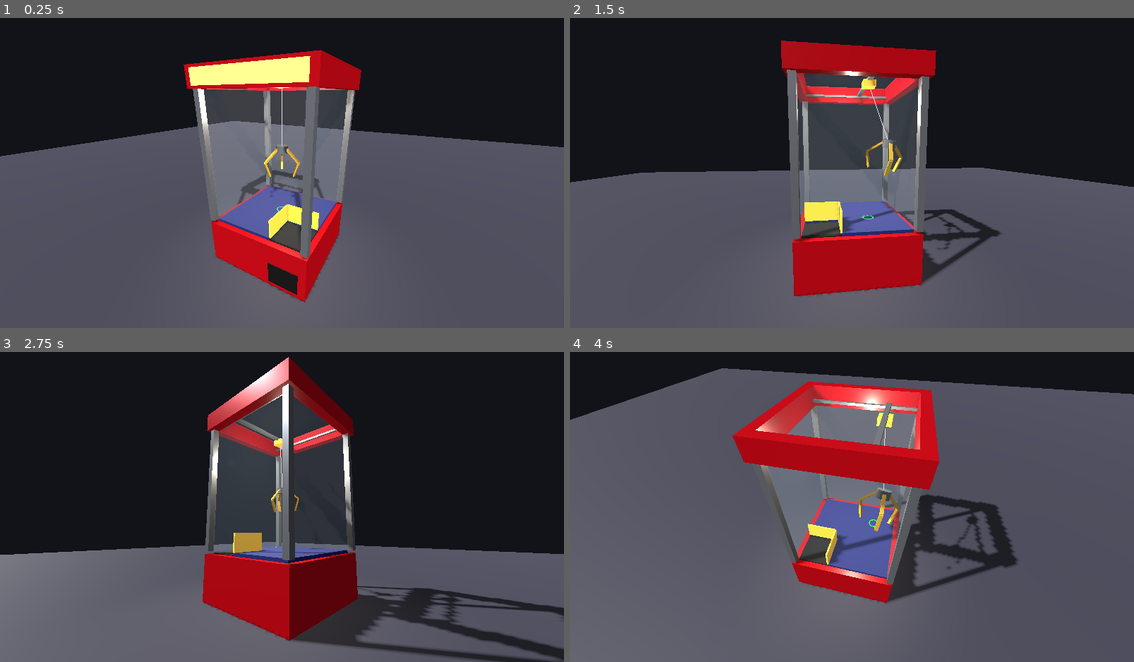
Above: before the commit, frames 1-4 (two rows, left to right).
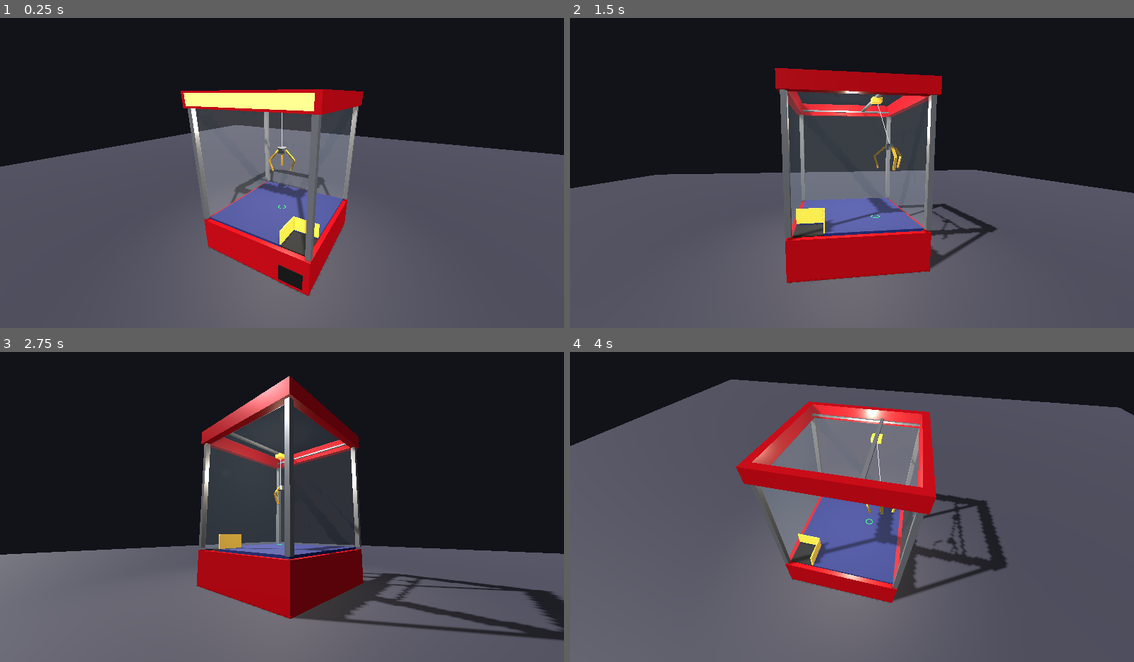
Above: after the commit, the same moments.

Repository: jdwarr3n/comp460-example-game
Game: Godot game, scene res://main.tscn
The game is run twice, just before and just after one commit, with the same random seed, the same clock (stepped at 60 frames per second) and the same inputs.
Inputs (mouse positions are in pixels of both pictures, inside the frame that each line leads up to):
- Up to frame 1 (0.25 s): no input
- Up to frame 2 (1.5 s): tap Enter at 0.5 s; move the mouse to (976, 154) at 0.52 s; hold Right 0.53-1.28 s; tap R at 0.6, 1.35 s; click (976, 154) at 0.67 s; tap Space at 0.77 s; move the mouse to (739, 185) at 1.27 s; hold Down from 1.28 s (still down)
- Up to frame 3 (2.75 s): tap Space at 1.52 s; move the mouse to (338, 432) at 2.02 s; release Down at 2.03 s; hold Right from 2.03 s (still down); tap R at 2.1 s
- Up to frame 4 (4 s): move the mouse to (823, 565) at 2.77 s; release Right at 2.78 s; hold Up 2.78-3.53 s; tap R at 2.85, 3.6 s; click (823, 565) at 2.92 s; tap Space at 3.02, 3.77 s; move the mouse to (1021, 550) at 3.52 s; hold Left from 3.53 s (still down)

The runs differ from the first frame. In frame 1, 12% of the frame differs, in the area x 0-100%, y 10-92%; in frame 2, 14%; in frame 3, 15%; in frame 4, 20%, in the area x 0-100%, y 5-82%.

Commit message:
Claw 460: larger cabinet, carriage reaches the chute
Enlarges the cabinet to 2.4 wide, deep, and tall, and keeps the claw at the
size the grab was tuned for. Moves the camera back to match.

Co-Authored-By: Claude Opus 5.5 <noreply@anthropic.com>

Diff:
--- a/cabinet/cabinet.tscn
+++ b/cabinet/cabinet.tscn
@@ -36,21 +36,21 @@
 
 [sub_resource type="BoxMesh" id="mesh_0"]
 material = SubResource("body_material")
-size = Vector3(1.8, 0.75, 1.8)
+size = Vector3(2.6, 0.75, 2.6)
 
 [sub_resource type="BoxMesh" id="mesh_1"]
 material = SubResource("felt_material")
-size = Vector3(1.05, 0.05, 1.6)
+size = Vector3(1.85, 0.05, 2.4)
 
 [sub_resource type="BoxShape3D" id="shape_1"]
-size = Vector3(1.05, 0.05, 1.6)
+size = Vector3(1.85, 0.05, 2.4)
 
 [sub_resource type="BoxMesh" id="mesh_2"]
 material = SubResource("felt_material")
-size = Vector3(0.55, 0.05, 1.05)
+size = Vector3(0.55, 0.05, 1.85)
 
 [sub_resource type="BoxShape3D" id="shape_2"]
-size = Vector3(0.55, 0.05, 1.05)
+size = Vector3(0.55, 0.05, 1.85)
 
 [sub_resource type="BoxMesh" id="mesh_3"]
 material = SubResource("dark_material")
@@ -72,54 +72,54 @@
 
 [sub_resource type="BoxMesh" id="mesh_6"]
 material = SubResource("metal_material")
-size = Vector3(0.1, 2.1, 0.1)
+size = Vector3(0.1, 2.4, 0.1)
 
 [sub_resource type="BoxMesh" id="mesh_7"]
 material = SubResource("metal_material")
-size = Vector3(0.1, 2.1, 0.1)
+size = Vector3(0.1, 2.4, 0.1)
 
 [sub_resource type="BoxMesh" id="mesh_8"]
 material = SubResource("metal_material")
-size = Vector3(0.1, 2.1, 0.1)
+size = Vector3(0.1, 2.4, 0.1)
 
 [sub_resource type="BoxMesh" id="mesh_9"]
 material = SubResource("metal_material")
-size = Vector3(0.1, 2.1, 0.1)
+size = Vector3(0.1, 2.4, 0.1)
 
 [sub_resource type="BoxMesh" id="mesh_10"]
 material = SubResource("body_material")
-size = Vector3(1.9, 0.3, 0.15)
+size = Vector3(2.7, 0.3, 0.15)
 
 [sub_resource type="BoxMesh" id="mesh_11"]
 material = SubResource("body_material")
-size = Vector3(1.9, 0.3, 0.15)
+size = Vector3(2.7, 0.3, 0.15)
 
 [sub_resource type="BoxMesh" id="mesh_12"]
 material = SubResource("body_material")
-size = Vector3(0.15, 0.3, 1.6)
+size = Vector3(0.15, 0.3, 2.4)
 
 [sub_resource type="BoxMesh" id="mesh_13"]
 material = SubResource("body_material")
-size = Vector3(0.15, 0.3, 1.6)
+size = Vector3(0.15, 0.3, 2.4)
 
 [sub_resource type="BoxMesh" id="mesh_14"]
 material = SubResource("glass_material")
-size = Vector3(1.6, 0.02, 1.6)
+size = Vector3(2.4, 0.02, 2.4)
 
 [sub_resource type="BoxShape3D" id="shape_14"]
-size = Vector3(1.6, 0.02, 1.6)
+size = Vector3(2.4, 0.02, 2.4)
 
 [sub_resource type="BoxMesh" id="mesh_15"]
 material = SubResource("metal_material")
-size = Vector3(0.04, 0.04, 1.6)
+size = Vector3(0.04, 0.04, 2.4)
 
 [sub_resource type="BoxMesh" id="mesh_16"]
 material = SubResource("metal_material")
-size = Vector3(0.04, 0.04, 1.6)
+size = Vector3(0.04, 0.04, 2.4)
 
 [sub_resource type="BoxMesh" id="mesh_17"]
 material = SubResource("metal_material")
-size = Vector3(1.48, 0.05, 0.07)
+size = Vector3(2.28, 0.05, 0.07)
 
 [sub_resource type="BoxMesh" id="mesh_18"]
 material = SubResource("chute_material")
@@ -127,35 +127,35 @@
 
 [sub_resource type="BoxMesh" id="mesh_19"]
 material = SubResource("marquee_material")
-size = Vector3(1.7, 0.22, 0.01)
+size = Vector3(2.5, 0.22, 0.01)
 
 [sub_resource type="BoxMesh" id="mesh_20"]
 material = SubResource("glass_material")
-size = Vector3(1.6, 2.1, 0.02)
+size = Vector3(2.4, 2.4, 0.02)
 
 [sub_resource type="BoxShape3D" id="shape_20"]
-size = Vector3(1.6, 2.1, 0.02)
+size = Vector3(2.4, 2.4, 0.02)
 
 [sub_resource type="BoxMesh" id="mesh_21"]
 material = SubResource("glass_material")
-size = Vector3(1.6, 2.1, 0.02)
+size = Vector3(2.4, 2.4, 0.02)
 
 [sub_resource type="BoxShape3D" id="shape_21"]
-size = Vector3(1.6, 2.1, 0.02)
+size = Vector3(2.4, 2.4, 0.02)
 
 [sub_resource type="BoxMesh" id="mesh_22"]
 material = SubResource("glass_material")
-size = Vector3(0.02, 2.1, 1.6)
+size = Vector3(0.02, 2.4, 2.4)
 
 [sub_resource type="BoxShape3D" id="shape_22"]
-size = Vector3(0.02, 2.1, 1.6)
+size = Vector3(0.02, 2.4, 2.4)
 
 [sub_resource type="BoxMesh" id="mesh_23"]
 material = SubResource("glass_material")
-size = Vector3(0.02, 2.1, 1.6)
+size = Vector3(0.02, 2.4, 2.4)
 
 [sub_resource type="BoxShape3D" id="shape_23"]
-size = Vector3(0.02, 2.1, 1.6)
+size = Vector3(0.02, 2.4, 2.4)
 
 [sub_resource type="BoxMesh" id="mesh_24"]
 material = SubResource("dark_material")
@@ -177,7 +177,7 @@
 shape = SubResource("shape_1")
 
 [node name="FloorSide" type="StaticBody3D" parent="."]
-transform = Transform3D(1, 0, 0, 0, 1, 0, 0, 0, 1, 0.525, -0.025, -0.275)
+transform = Transform3D(1, 0, 0, 0, 1, 0, 0, 0, 1, 0.925, -0.025, -0.275)
 
 [node name="Mesh" type="MeshInstance3D" parent="FloorSide"]
 mesh = SubResource("mesh_2")
@@ -186,11 +186,11 @@
 shape = SubResource("shape_2")
 
 [node name="ChuteHole" type="MeshInstance3D" parent="."]
-transform = Transform3D(1, 0, 0, 0, 1, 0, 0, 0, 1, 0.525, -0.04, 0.525)
+transform = Transform3D(1, 0, 0, 0, 1, 0, 0, 0, 1, 0.925, -0.04, 0.925)
 mesh = SubResource("mesh_3")
 
 [node name="ChuteWallA" type="StaticBody3D" parent="."]
-transform = Transform3D(1, 0, 0, 0, 1, 0, 0, 0, 1, 0.25, 0.15, 0.525)
+transform = Transform3D(1, 0, 0, 0, 1, 0, 0, 0, 1, 0.65, 0.15, 0.925)
 
 [node name="Mesh" type="MeshInstance3D" parent="ChuteWallA"]
 mesh = SubResource("mesh_4")
@@ -199,7 +199,7 @@
 shape = SubResource("shape_4")
 
 [node name="ChuteWallB" type="StaticBody3D" parent="."]
-transform = Transform3D(1, 0, 0, 0, 1, 0, 0, 0, 1, 0.525, 0.15, 0.25)
+transform = Transform3D(1, 0, 0, 0, 1, 0, 0, 0, 1, 0.925, 0.15, 0.65)
 
 [node name="Mesh" type="MeshInstance3D" parent="ChuteWallB"]
 mesh = SubResource("mesh_5")
@@ -208,39 +208,39 @@
 shape = SubResource("shape_5")
 
 [node name="PillarFL" type="MeshInstance3D" parent="."]
-transform = Transform3D(1, 0, 0, 0, 1, 0, 0, 0, 1, -0.85, 1.05, 0.85)
+transform = Transform3D(1, 0, 0, 0, 1, 0, 0, 0, 1, -1.25, 1.2, 1.25)
 mesh = SubResource("mesh_6")
 
 [node name="PillarFR" type="MeshInstance3D" parent="."]
-transform = Transform3D(1, 0, 0, 0, 1, 0, 0, 0, 1, 0.85, 1.05, 0.85)
+transform = Transform3D(1, 0, 0, 0, 1, 0, 0, 0, 1, 1.25, 1.2, 1.25)
 mesh = SubResource("mesh_7")
 
 [node name="PillarBL" type="MeshInstance3D" parent="."]
-transform = Transform3D(1, 0, 0, 0, 1, 0, 0, 0, 1, -0.85, 1.05, -0.85)
+transform = Transform3D(1, 0, 0, 0, 1, 0, 0, 0, 1, -1.25, 1.2, -1.25)
 mesh = SubResource("mesh_8")
 
 [node name="PillarBR" type="MeshInstance3D" parent="."]
-transform = Transform3D(1, 0, 0, 0, 1, 0, 0, 0, 1, 0.85, 1.05, -0.85)
+transform = Transform3D(1, 0, 0, 0, 1, 0, 0, 0, 1, 1.25, 1.2, -1.25)
 mesh = SubResource("mesh_9")
 
 [node name="RimFront" type="MeshInstance3D" parent="."]
-transform = Transform3D(1, 0, 0, 0, 1, 0, 0, 0, 1, 0, 2.25, 0.875)
+transform = Transform3D(1, 0, 0, 0, 1, 0, 0, 0, 1, 0, 2.55, 1.275)
 mesh = SubResource("mesh_10")
 
 [node name="RimBack" type="MeshInstance3D" parent="."]
-transform = Transform3D(1, 0, 0, 0, 1, 0, 0, 0, 1, 0, 2.25, -0.875)
+transform = Transform3D(1, 0, 0, 0, 1, 0, 0, 0, 1, 0, 2.55, -1.275)
 mesh = SubResource("mesh_11")
 
 [node name="RimLeft" type="MeshInstance3D" parent="."]
-transform = Transform3D(1, 0, 0, 0, 1, 0, 0, 0, 1, -0.875, 2.25, 0)
+transform = Transform3D(1, 0, 0, 0, 1, 0, 0, 0, 1, -1.275, 2.55, 0)
 mesh = SubResource("mesh_12")
 
 [node name="RimRight" type="MeshInstance3D" parent="."]
-transform = Transform3D(1, 0, 0, 0, 1, 0, 0, 0, 1, 0.875, 2.25, 0)
+transform = Transform3D(1, 0, 0, 0, 1, 0, 0, 0, 1, 1.275, 2.55, 0)
 mesh = SubResource("mesh_13")
 
 [node name="GlassTop" type="StaticBody3D" parent="."]
-transform = Transform3D(1, 0, 0, 0, 1, 0, 0, 0, 1, 0, 2.39, 0)
+transform = Transform3D(1, 0, 0, 0, 1, 0, 0, 0, 1, 0, 2.69, 0)
 
 [node name="Mesh" type="MeshInstance3D" parent="GlassTop"]
 mesh = SubResource("mesh_14")
@@ -249,27 +249,27 @@
 shape = SubResource("shape_14")
 
 [node name="RailLeft" type="MeshInstance3D" parent="."]
-transform = Transform3D(1, 0, 0, 0, 1, 0, 0, 0, 1, -0.72, 2.2, 0)
+transform = Transform3D(1, 0, 0, 0, 1, 0, 0, 0, 1, -1.12, 2.5, 0)
 mesh = SubResource("mesh_15")
 
 [node name="RailRight" type="MeshInstance3D" parent="."]
-transform = Transform3D(1, 0, 0, 0, 1, 0, 0, 0, 1, 0.72, 2.2, 0)
+transform = Transform3D(1, 0, 0, 0, 1, 0, 0, 0, 1, 1.12, 2.5, 0)
 mesh = SubResource("mesh_16")
 
 [node name="Gantry" type="MeshInstance3D" parent="."]
-transform = Transform3D(1, 0, 0, 0, 1, 0, 0, 0, 1, 0, 2.23, 0)
+transform = Transform3D(1, 0, 0, 0, 1, 0, 0, 0, 1, 0, 2.53, 0)
 mesh = SubResource("mesh_17")
 
 [node name="Carriage" type="MeshInstance3D" parent="."]
-transform = Transform3D(1, 0, 0, 0, 1, 0, 0, 0, 1, 0, 2.17, 0)
+transform = Transform3D(1, 0, 0, 0, 1, 0, 0, 0, 1, 0, 2.47, 0)
 mesh = SubResource("mesh_18")
 
 [node name="Marquee" type="MeshInstance3D" parent="."]
-transform = Transform3D(1, 0, 0, 0, 1, 0, 0, 0, 1, 0, 2.25, 0.96)
+transform = Transform3D(1, 0, 0, 0, 1, 0, 0, 0, 1, 0, 2.55, 1.36)
 mesh = SubResource("mesh_19")
 
 [node name="GlassFront" type="StaticBody3D" parent="."]
-transform = Transform3D(1, 0, 0, 0, 1, 0, 0, 0, 1, 0, 1.05, 0.8)
+transform = Transform3D(1, 0, 0, 0, 1, 0, 0, 0, 1, 0, 1.2, 1.2)
 
 [node name="Mesh" type="MeshInstance3D" parent="GlassFront"]
 mesh = SubResource("mesh_20")
@@ -278,7 +278,7 @@
 shape = SubResource("shape_20")
 
 [node name="GlassBack" type="StaticBody3D" parent="."]
-transform = Transform3D(1, 0, 0, 0, 1, 0, 0, 0, 1, 0, 1.05, -0.8)
+transform = Transform3D(1, 0, 0, 0, 1, 0, 0, 0, 1, 0, 1.2, -1.2)
 
 [node name="Mesh" type="MeshInstance3D" parent="GlassBack"]
 mesh = SubResource("mesh_21")
@@ -287,7 +287,7 @@
 shape = SubResource("shape_21")
 
 [node name="GlassLeft" type="StaticBody3D" parent="."]
-transform = Transform3D(1, 0, 0, 0, 1, 0, 0, 0, 1, -0.8, 1.05, 0)
+transform = Transform3D(1, 0, 0, 0, 1, 0, 0, 0, 1, -1.2, 1.2, 0)
 
 [node name="Mesh" type="MeshInstance3D" parent="GlassLeft"]
 mesh = SubResource("mesh_22")
@@ -296,7 +296,7 @@
 shape = SubResource("shape_22")
 
 [node name="GlassRight" type="StaticBody3D" parent="."]
-transform = Transform3D(1, 0, 0, 0, 1, 0, 0, 0, 1, 0.8, 1.05, 0)
+transform = Transform3D(1, 0, 0, 0, 1, 0, 0, 0, 1, 1.2, 1.2, 0)
 
 [node name="Mesh" type="MeshInstance3D" parent="GlassRight"]
 mesh = SubResource("mesh_23")
@@ -305,11 +305,11 @@
 shape = SubResource("shape_23")
 
 [node name="PrizeDoor" type="MeshInstance3D" parent="."]
-transform = Transform3D(1, 0, 0, 0, 1, 0, 0, 0, 1, 0.525, -0.55, 0.905)
+transform = Transform3D(1, 0, 0, 0, 1, 0, 0, 0, 1, 0.925, -0.55, 1.305)
 mesh = SubResource("mesh_24")
 
 [node name="InnerLight" type="OmniLight3D" parent="."]
-transform = Transform3D(1, 0, 0, 0, 1, 0, 0, 0, 1, 0, 1.9, 0)
+transform = Transform3D(1, 0, 0, 0, 1, 0, 0, 0, 1, 0, 2.2, 0)
 light_color = Color(1, 0.93, 0.82, 1)
-light_energy = 1.6
-omni_range = 4.0
+light_energy = 2.2
+omni_range = 5.5
--- a/camera/orbit_camera.gd
+++ b/camera/orbit_camera.gd
@@ -2,16 +2,16 @@
 # A camera on a sphere around the cabinet. Arrow keys change longitude and latitude, and
 # the mouse wheel changes the sphere's radius.
 
-@export var target := Vector3(0, 0.8, 0) ## The point the camera looks at.
+@export var target := Vector3(0, 1.0, 0) ## The point the camera looks at.
 @export var longitude := 30.0 ## Degrees around the cabinet.
 @export var latitude := 20.0 ## Degrees above the horizon.
-@export var radius := 3.6 ## Distance from the target.
+@export var radius := 4.8 ## Distance from the target.
 @export var turn_speed := 70.0 ## Degrees per second.
 @export var zoom_step := 0.3 ## Radius change per wheel click.
 @export var min_latitude := -8.0 ## Keeps the camera above the floor.
 @export var max_latitude := 80.0 ## Keeps the camera from flipping over the top.
-@export var min_radius := 2.6
-@export var max_radius := 9.0
+@export var min_radius := 3.4
+@export var max_radius := 11.0
 
 
 func _ready() -> void:
--- a/claw/claw.gd
+++ b/claw/claw.gd
@@ -8,7 +8,7 @@
 
 @export_group("Carriage")
 @export var carriage_speed := 1.2 ## Top speed of the carriage, in meters per second.
-@export var travel_limit := 0.42 ## How far the carriage can go from the center.
+@export var travel_limit := 0.82 ## How far the carriage can go from the center.
 
 @export_group("Cable")
 @export var cable_length := 1.0 ## Distance from the carriage to the claw.
--- a/claw/claw.tscn
+++ b/claw/claw.tscn
@@ -66,7 +66,7 @@
 mesh = SubResource("marker_mesh")
 
 [node name="Hub" type="RigidBody3D" parent="."]
-transform = Transform3D(1, 0, 0, 0, 1, 0, 0, 0, 1, 0, 1.17, 0)
+transform = Transform3D(1, 0, 0, 0, 1, 0, 0, 0, 1, 0, 1.47, 0)
 mass = 0.5
 linear_damp = 0.15
 can_sleep = false
@@ -78,7 +78,7 @@
 shape = SubResource("hub_shape")
 
 [node name="FingerA" type="RigidBody3D" parent="."]
-transform = Transform3D(1.0, 0, 0.0, 0, 1, 0, -0.0, 0, 1.0, 0.08, 1.17, -0.0)
+transform = Transform3D(1.0, 0, 0.0, 0, 1, 0, -0.0, 0, 1.0, 0.08, 1.47, -0.0)
 mass = 0.05
 physics_material_override = SubResource("finger_physics")
 can_sleep = false
@@ -100,7 +100,7 @@
 shape = SubResource("lower_shape")
 
 [node name="HingeA" type="HingeJoint3D" parent="."]
-transform = Transform3D(1.0, 0, 0.0, 0, 1, 0, -0.0, 0, 1.0, 0.08, 1.17, -0.0)
+transform = Transform3D(1.0, 0, 0.0, 0, 1, 0, -0.0, 0, 1.0, 0.08, 1.47, -0.0)
 node_a = NodePath("../Hub")
 node_b = NodePath("../FingerA")
 angular_limit/enable = true
@@ -108,7 +108,7 @@
 angular_limit/lower = 0.0
 
 [node name="FingerB" type="RigidBody3D" parent="."]
-transform = Transform3D(-0.5, 0, 0.866, 0, 1, 0, -0.866, 0, -0.5, -0.04, 1.17, -0.0693)
+transform = Transform3D(-0.5, 0, 0.866, 0, 1, 0, -0.866, 0, -0.5, -0.04, 1.47, -0.0693)
 mass = 0.05
 physics_material_override = SubResource("finger_physics")
 can_sleep = false
@@ -130,7 +130,7 @@
 shape = SubResource("lower_shape")
 
 [node name="HingeB" type="HingeJoint3D" parent="."]
-transform = Transform3D(-0.5, 0, 0.866, 0, 1, 0, -0.866, 0, -0.5, -0.04, 1.17, -0.0693)
+transform = Transform3D(-0.5, 0, 0.866, 0, 1, 0, -0.866, 0, -0.5, -0.04, 1.47, -0.0693)
 node_a = NodePath("../Hub")
 node_b = NodePath("../FingerB")
 angular_limit/enable = true
@@ -138,7 +138,7 @@
 angular_limit/lower = 0.0
 
 [node name="FingerC" type="RigidBody3D" parent="."]
-transform = Transform3D(-0.5, 0, -0.866, 0, 1, 0, 0.866, 0, -0.5, -0.04, 1.17, 0.0693)
+transform = Transform3D(-0.5, 0, -0.866, 0, 1, 0, 0.866, 0, -0.5, -0.04, 1.47, 0.0693)
 mass = 0.05
 physics_material_override = SubResource("finger_physics")
 can_sleep = false
@@ -160,7 +160,7 @@
 shape = SubResource("lower_shape")
 
 [node name="HingeC" type="HingeJoint3D" parent="."]
-transform = Transform3D(-0.5, 0, -0.866, 0, 1, 0, 0.866, 0, -0.5, -0.04, 1.17, 0.0693)
+transform = Transform3D(-0.5, 0, -0.866, 0, 1, 0, 0.866, 0, -0.5, -0.04, 1.47, 0.0693)
 node_a = NodePath("../Hub")
 node_b = NodePath("../FingerC")
 angular_limit/enable = true
Not shown, changed: notes/claw-design.md
